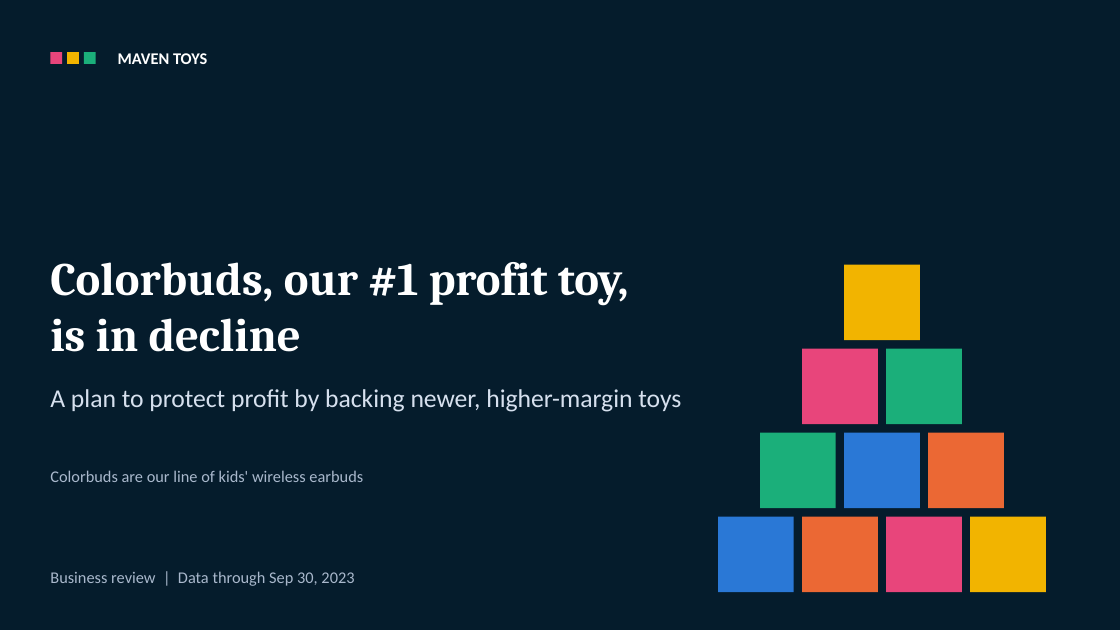
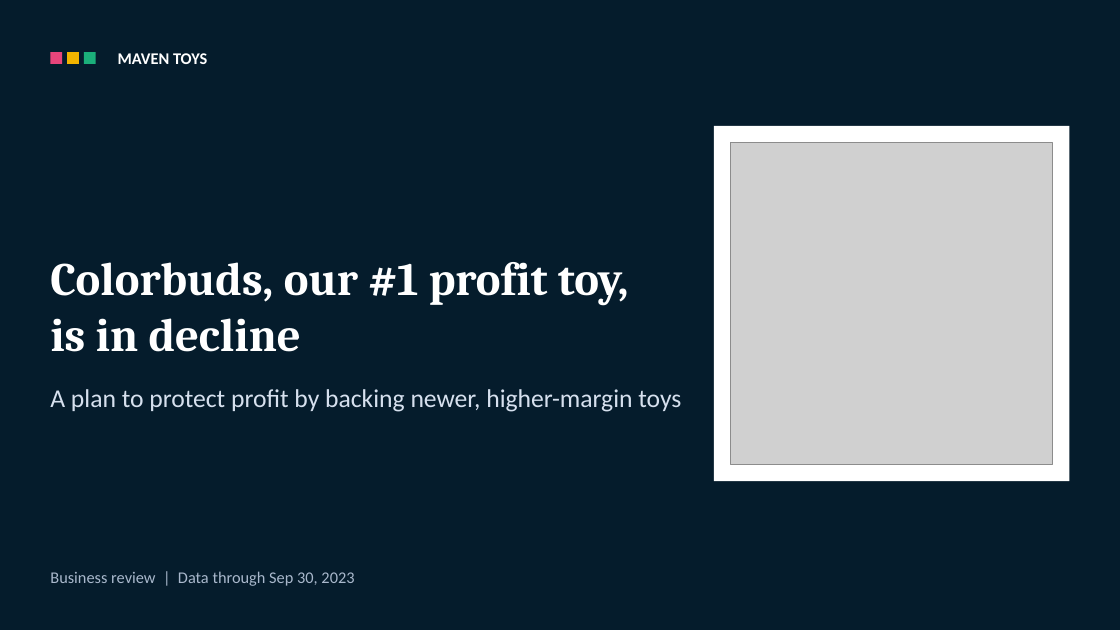
Before and after one commit to surajko9000/maven-toys-ai-analytics, a slide deck: slide 1 of site/deck/Colorbuds_to_Playfoam.pptx. Drawn at 1120x630 pixels with LibreOffice and Linux fonts; fonts in the diff are those of the drawing; grey boxes stand for pictures. Boxes give left, top, right and bottom in pixels: in the first picture for what was removed or moved away, otherwise in the second. Text is boxed around its words. In the diff, an @@ line names an element or a change of style, - is before the commit and + after.

```diff
--- a/site/deck/Colorbuds_to_Playfoam.pptx
+++ b/site/deck/Colorbuds_to_Playfoam.pptx
@@ rectangle added at [714,126,1070,481], fill #FFFFFF @@
@@ picture added at [731,143,1053,465] @@
@@ rectangle removed at [844,265,920,340] @@
@@ rectangle removed at [802,349,878,424] @@
@@ rectangle removed at [886,349,962,424] @@
@@ rectangle removed at [760,433,836,508] @@
@@ rectangle removed at [844,433,920,508] @@
@@ rectangle removed at [928,433,1004,508] @@
@@ text removed at [50,470,363,482] @@
-Colorbuds are our line of kids' wireless earbuds
@@ rectangle removed at [718,517,794,592] @@
@@ rectangle removed at [802,517,878,592] @@
@@ rectangle removed at [886,517,962,592] @@
@@ rectangle removed at [970,517,1046,592] @@
```
Also in this commit, not shown: 2 other slides changed, 7 other files.
